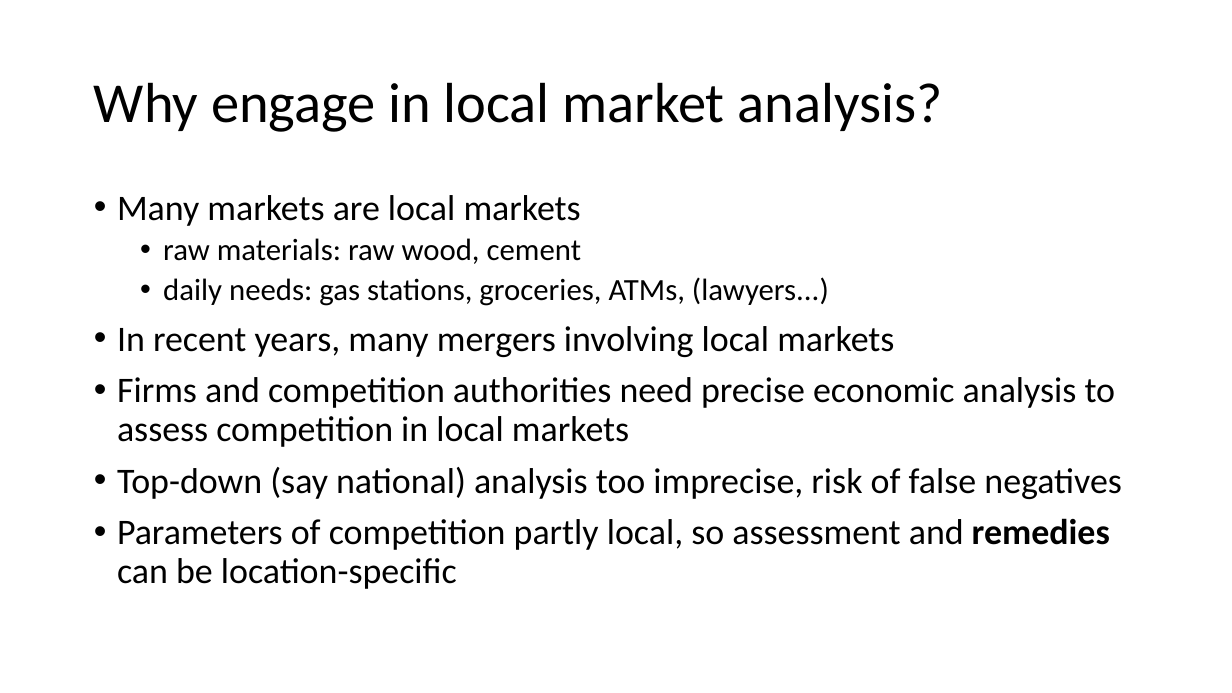
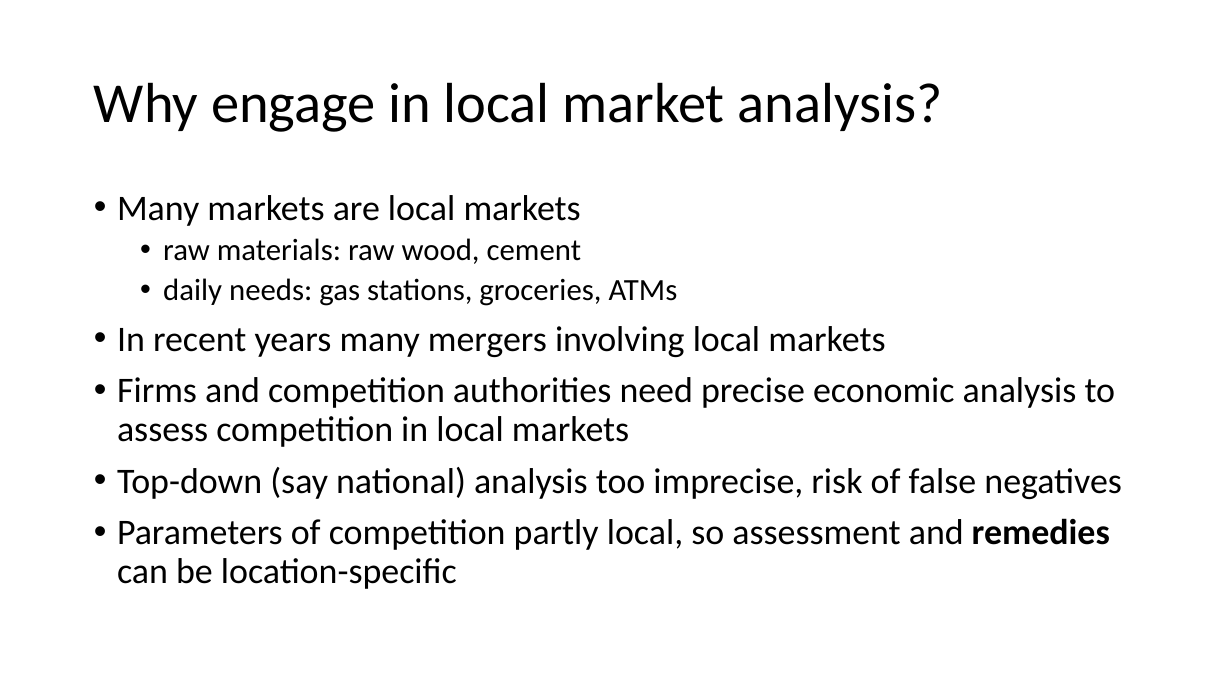
Before and after one commit to moritz-schwarz/website, a slide deck: slide 4 of resources/slides.pptx. Drawn at 1232x693 pixels with LibreOffice and Linux fonts; fonts in the diff are those of the drawing. Boxes give left, top, right and bottom in pixels: in the first picture for what was removed or moved away, otherwise in the second. Text is boxed around its words. In the diff, an @@ line names an element or a change of style, - is before the commit and + after.

```diff
--- a/resources/slides.pptx
+++ b/resources/slides.pptx
@@ text at [117, 278, 885, 357]: text changed; size 24 to 28 pt @@
-  • daily needs: gas stations, groceries, ATMs, (lawyers...)
-• In recent years, many mergers involving local markets
+  • daily needs: gas stations, groceries, ATMs
+• In recent years many mergers involving local markets
```
Also in this commit, not shown: 14 other slides changed, 7 slides removed, 1 other file.
